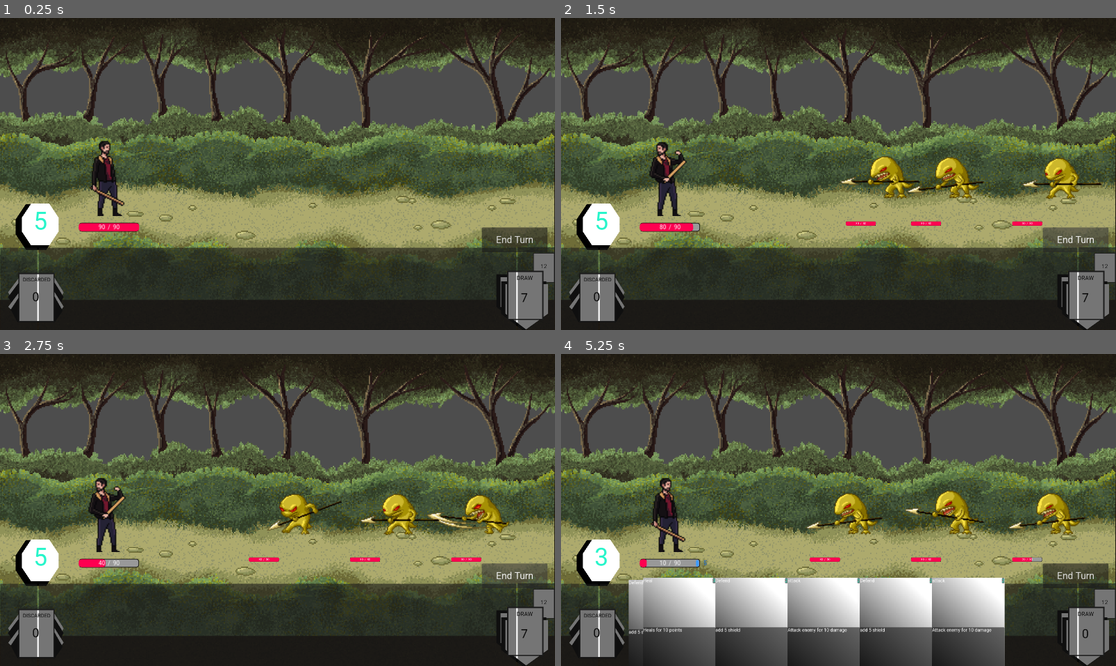
Above: before the commit, frames 1-4 (two rows, left to right).
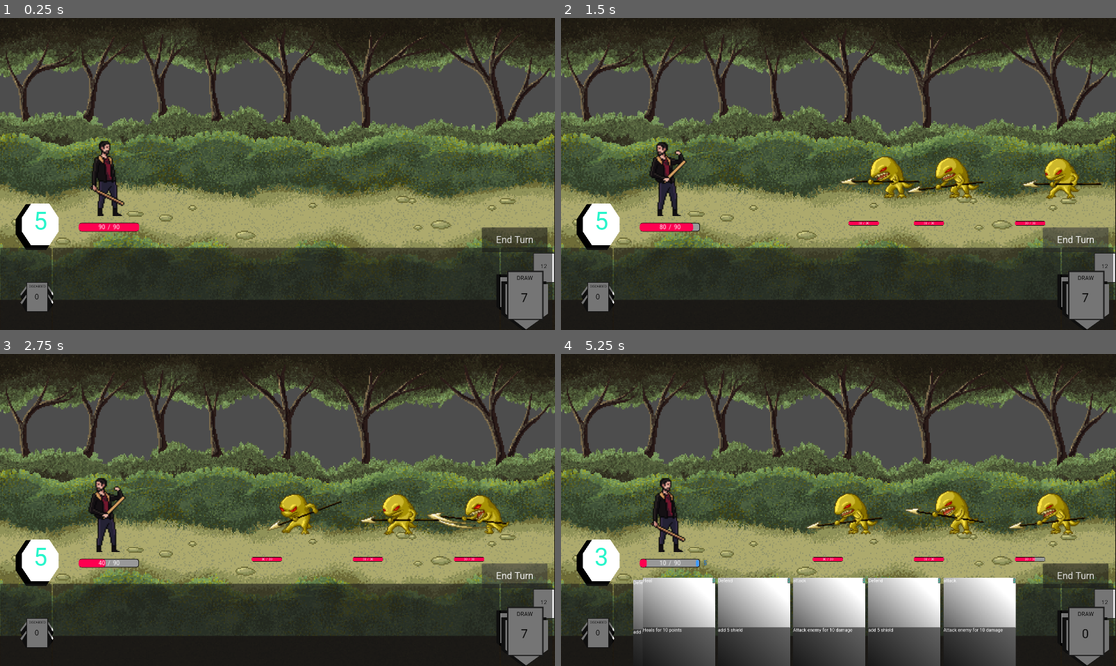
Above: after the commit, the same moments.

Repository: Leosten/card-game
Game: Godot game, scene res://main.tscn
Same seed, same stepped clock (60 frames per second), same inputs: the game is played once before the commit and once after it.
Inputs (mouse positions are in pixels of both pictures, inside the frame that each line leads up to):
- Up to frame 1 (0.25 s): no input
- Up to frame 2 (1.5 s): click (677, 292) at 0.52 s; click "End Turn" at 1.25 s
- Up to frame 3 (2.75 s): click "End Turn" at 2 s
- Up to frame 4 (5.25 s): click "End Turn" at 2.75 s; click (677, 628) at 3.52 s; click (677, 628) at 4.27 s; move the mouse to (1027, 544) at 5.02 s; click (1027, 544) at 5.17 s

The runs differ from the first frame. In frame 1, 1.0% of the frame differs, in the area x 1-100%, y 73-98%; in frame 2, 1.2%; in frame 3, 1.2%; in frame 4, 3.5%, in the area x 1-100%, y 65-100%.

Commit message:
fix card ui and hud

Diff:
--- a/Manager/card_animation_manager.gd
+++ b/Manager/card_animation_manager.gd
@@ -41,8 +41,7 @@
 
 func use_card_animation(card : Card):
 	var target_position = Vector2(hud_size.size.x / 2, 0 - hud_size.size.y / 2)
-	#target_position = Vector2(0,0)
-	print("target position ", hud_size.size.x ,hud_size.size.y)
+	print("target position ", hud_size.size.x , " ", hud_size.size.y)
 	if card.active_tween:
 		card.active_tween.kill()
 	card.active_tween = card.create_tween().set_trans(Tween.TRANS_LINEAR)
--- a/Utils/card_utils.gd
+++ b/Utils/card_utils.gd
@@ -41,14 +41,14 @@
 		if card.hand_position == card_position:
 			return card
 
-static func init_card_position(viewport_size, max_nb_of_cards, player_draw_value, card_size, margin_between_cards, left_margin, bottom_margin) -> Array[Area2D]:
+static func init_card_position(card_hud_size, max_nb_of_cards, player_draw_value, card_size, margin_between_cards, left_margin, bottom_margin) -> Array[Area2D]:
 	var card_hand_positions : Array[Area2D]= []
-	#print("card hand position " , viewport_size.x , " " , viewport_size.y)
+	#print("card hand position " , card_hud_size.x , " " , card_hud_size.y)
 	for card_pos_index in range(max_nb_of_cards):
 		var card_area = Area2D.new()
 		var card_position := Vector2(
-			(viewport_size.x + left_margin + (card_pos_index * card_size) + margin_between_cards) ,
-			viewport_size.y - bottom_margin
+			(card_hud_size.x + left_margin + (card_pos_index * card_size) + (card_pos_index * margin_between_cards)) ,
+			card_hud_size.y - bottom_margin
 		)
 		card_area.position = card_position
 		print("card ",card_pos_index ," position " , card_position.x , " " , card_position.y)
--- a/View/Cards/CardHandHud.tscn
+++ b/View/Cards/CardHandHud.tscn
@@ -25,22 +25,22 @@
 text = "18"
 label_settings = SubResource("LabelSettings_k1dyt")
 
-[node name="DiscardPile" parent="." unique_id=1594937451 instance=ExtResource("2_eq6v6")]
-position = Vector2(133, 964)
-scale = Vector2(0.5, 0.5)
-
 [node name="DrawPile" parent="." unique_id=76442856 instance=ExtResource("3_s5q8o")]
 position = Vector2(1815, 964)
 scale = Vector2(0.5, 0.5)
+
+[node name="DiscardPile" parent="." unique_id=1594937451 instance=ExtResource("2_eq6v6")]
+position = Vector2(133, 964)
+scale = Vector2(0.3, 0.3)
 
 [node name="CardHand" type="PanelContainer" parent="." unique_id=315156655]
 anchors_preset = -1
 anchor_top = 0.74200004
 anchor_right = 1.0
 anchor_bottom = 1.0
-offset_left = 134.0
+offset_left = 183.0
 offset_top = -6.3600464
-offset_right = -134.0
+offset_right = -192.0
 grow_vertical = 0
 size_flags_horizontal = 3
 
@@ -52,10 +52,21 @@
 anchors_preset = -1
 anchor_right = 0.9990001
 anchor_bottom = 1.0
-offset_left = 1791.0
+offset_left = 1733.0
 offset_top = 794.0
-offset_right = 0.9199219
+offset_right = -7.080078
 offset_bottom = -1.0
+
+[node name="CenterContainer" type="CenterContainer" parent="DrawWindow" unique_id=1178455422]
+layout_mode = 2
+
+[node name="DrawPicture" type="TextureRect" parent="DrawWindow/CenterContainer" unique_id=1305357573]
+layout_mode = 2
+
+[node name="DrawCount" type="Label" parent="DrawWindow/CenterContainer/DrawPicture" unique_id=1939728020]
+layout_mode = 0
+offset_right = 40.0
+offset_bottom = 19.0
 
 [node name="DiscardWindow" type="PanelContainer" parent="." unique_id=1598571407]
 custom_minimum_size = Vector2(100, 0)
@@ -64,6 +75,17 @@
 anchor_bottom = 1.0
 offset_left = 1.0
 offset_top = 795.0
-offset_right = -1791.0
+offset_right = -1741.0
 grow_horizontal = 2
 grow_vertical = 2
+
+[node name="CenterContainer" type="CenterContainer" parent="DiscardWindow" unique_id=257288469]
+layout_mode = 2
+
+[node name="DiscardPicture" type="TextureRect" parent="DiscardWindow/CenterContainer" unique_id=380173707]
+layout_mode = 2
+
+[node name="DiscardCount" type="Label" parent="DiscardWindow/CenterContainer/DiscardPicture" unique_id=2064639469]
+layout_mode = 0
+offset_right = 40.0
+offset_bottom = 19.0
--- a/View/Cards/card_hud.gd
+++ b/View/Cards/card_hud.gd
@@ -4,7 +4,7 @@
 
 @export var bottom_margin :=20
 @export var left_margin = 100
-@export var margin_between_cards = 50
+@export var margin_between_cards = 10
 @export var card_size = 250
 @export var max_nb_of_cards = 10
 
--- a/View/Monsters/Monster.tscn
+++ b/View/Monsters/Monster.tscn
@@ -2,6 +2,9 @@
 
 [ext_resource type="Script" uid="uid://b3kupijqw5fv" path="res://View/Monsters/monster.gd" id="1_3k3gj"]
 [ext_resource type="PackedScene" uid="uid://bnp4uikc62nj1" path="res://View/Battle/character_stats_window.tscn" id="2_c1y8i"]
+[ext_resource type="Texture2D" uid="uid://j0awajhuy5qi" path="res://Art/Monsters/1/Idle1.png" id="3_e0lo4"]
+[ext_resource type="Texture2D" uid="uid://blclncvbxgluy" path="res://Art/Monsters/1/Idle2.png" id="4_6r1m5"]
+[ext_resource type="Texture2D" uid="uid://co8uidd2y6fl3" path="res://Art/Monsters/1/Idle3.png" id="5_h740f"]
 
 [sub_resource type="LabelSettings" id="LabelSettings_ekkti"]
 font_size = 25
@@ -10,7 +13,7 @@
 
 [sub_resource type="RectangleShape2D" id="RectangleShape2D_ekkti"]
 resource_local_to_scene = true
-size = Vector2(97, 98)
+size = Vector2(72, 84)
 
 [sub_resource type="LabelSettings" id="LabelSettings_oqa6g"]
 font_color = Color(0, 0, 0, 1)
@@ -18,16 +21,30 @@
 shadow_color = Color(1, 1, 1, 0)
 
 [sub_resource type="SpriteFrames" id="SpriteFrames_lxhm3"]
-animations = []
+animations = [{
+"frames": [{
+"duration": 1.0,
+"texture": ExtResource("3_e0lo4")
+}, {
+"duration": 1.0,
+"texture": ExtResource("4_6r1m5")
+}, {
+"duration": 1.0,
+"texture": ExtResource("5_h740f")
+}],
+"loop": 1,
+"name": &"new_animation",
+"speed": 5.0
+}]
 
 [node name="Monster" type="AnimatableBody2D" unique_id=903031461]
 script = ExtResource("1_3k3gj")
 
 [node name="MonsterName" type="Label" parent="." unique_id=1164102193]
-offset_left = -49.0
-offset_top = -71.0
-offset_right = 69.0
-offset_bottom = -40.0
+offset_left = -26.0
+offset_top = -75.0
+offset_right = 92.0
+offset_bottom = -44.0
 text = "TEST"
 label_settings = SubResource("LabelSettings_ekkti")
 
@@ -36,7 +53,7 @@
 
 [node name="CollisionShape2D" type="CollisionShape2D" parent="Area2D" unique_id=1799351193]
 z_index = 3
-position = Vector2(37.5, 59)
+position = Vector2(52, 65)
 shape = SubResource("RectangleShape2D_ekkti")
 
 [node name="MonsterPosition" type="Label" parent="." unique_id=2049779721]
@@ -48,12 +65,12 @@
 label_settings = SubResource("LabelSettings_oqa6g")
 
 [node name="CharacterStatsWindow" parent="." unique_id=1699102038 instance=ExtResource("2_c1y8i")]
-position = Vector2(-59, 44)
+position = Vector2(-49, 43)
 
 [node name="AnimatedSprite2D" type="AnimatedSprite2D" parent="." unique_id=535737693]
-position = Vector2(-49, -71)
+position = Vector2(17, -10)
 sprite_frames = SubResource("SpriteFrames_lxhm3")
-animation = &""
+animation = &"new_animation"
 
 [connection signal="mouse_entered" from="." to="." method="_on_mouse_entered"]
 [connection signal="area_entered" from="Area2D" to="." method="_on_area_2d_area_entered"]
